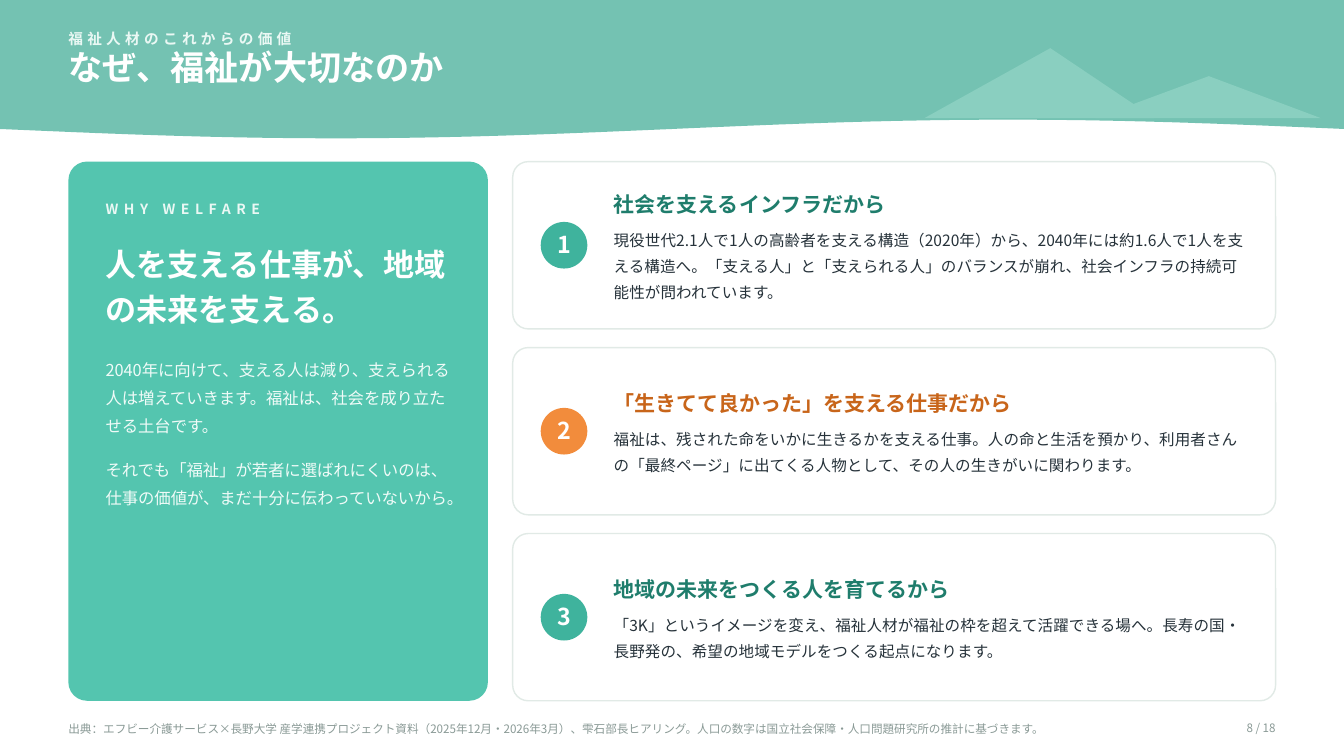
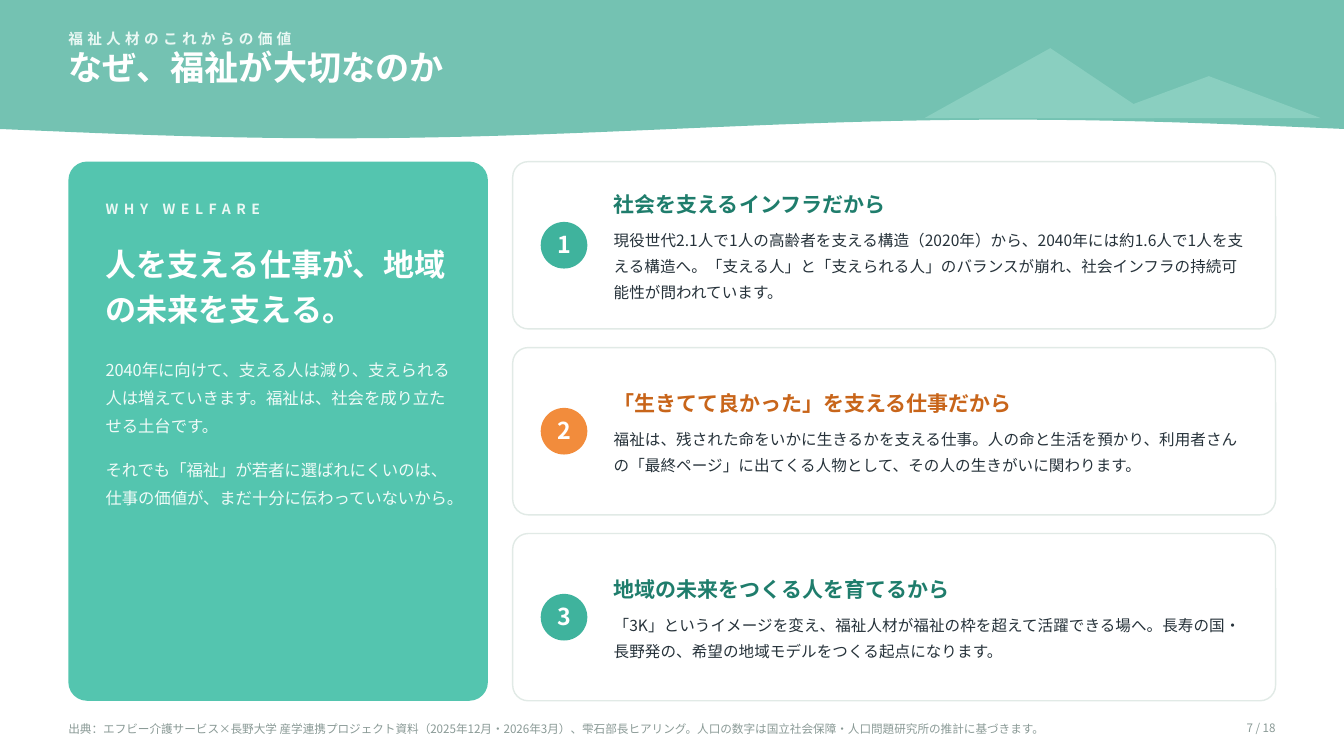
Before and after one commit to tatatatachan/claude, a slide deck: slide 7 of kyoiku-jisshu/共育実習_図解.pptx (slide 8 before the commit). Drawn at 1344x756 pixels with LibreOffice and Linux fonts; fonts in the diff are those of the drawing. Boxes give left, top, right and bottom in pixels: in the first picture for what was removed or moved away, otherwise in the second. Text is boxed around its words. In the diff, an @@ line names an element or a change of style, - is before the commit and + after.

```diff
--- a/kyoiku-jisshu/共育実習_図解.pptx
+++ b/kyoiku-jisshu/共育実習_図解.pptx
@@ text at (1247, 723, 1276, 732): text changed @@
-8 / 18
+7 / 18
```
Also in this commit, not shown: 12 other slides changed, 1 other file.
